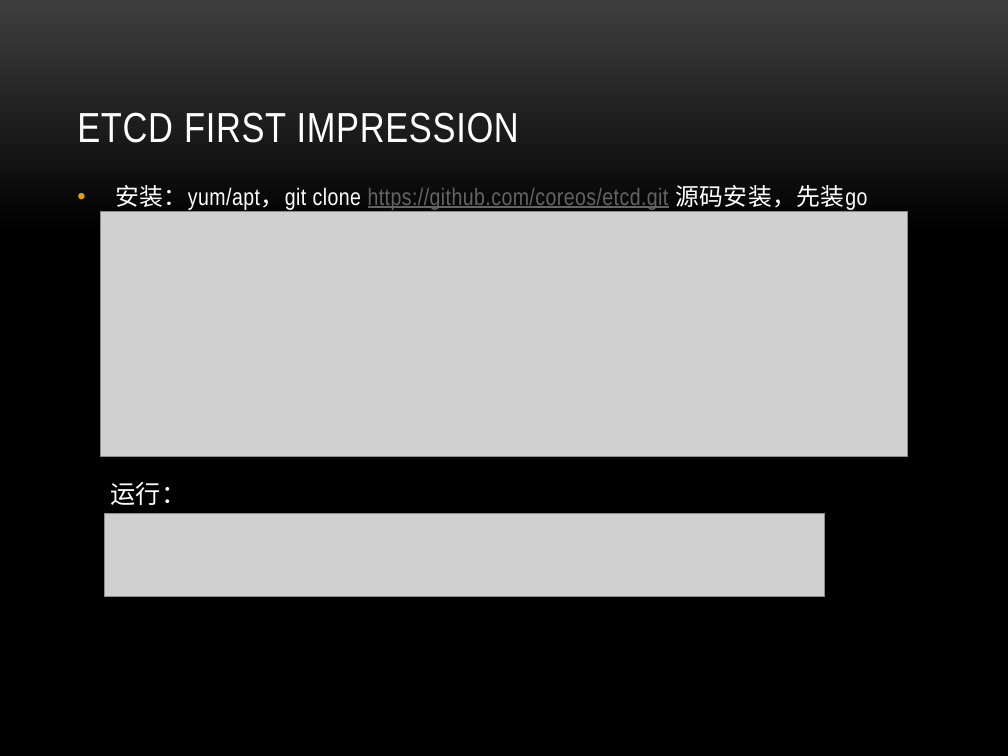
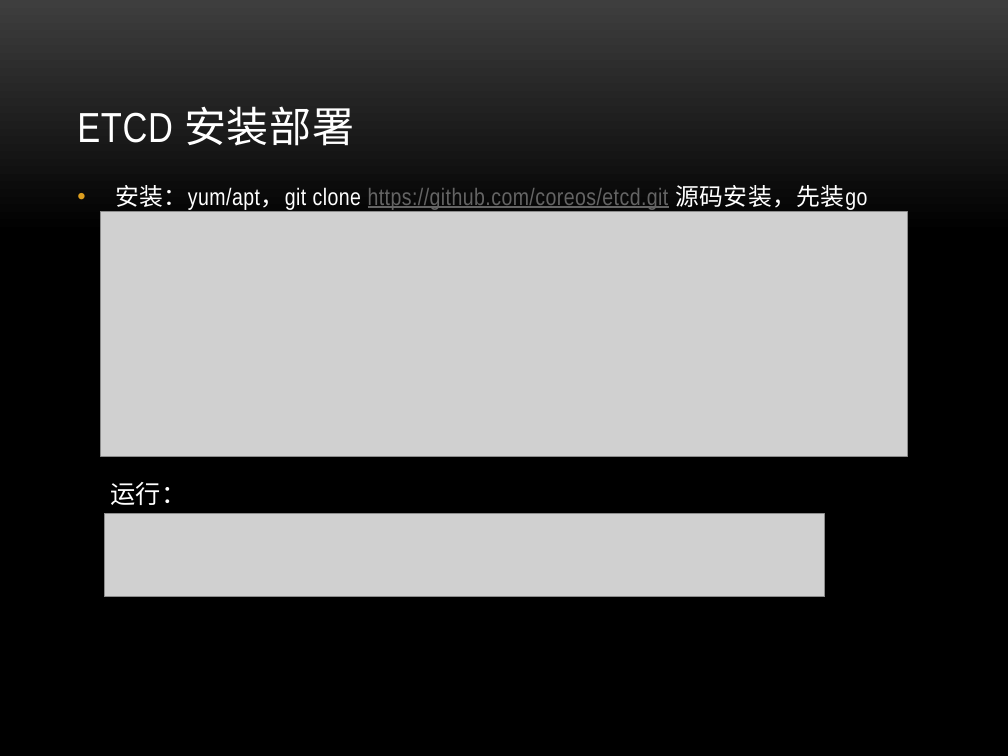
Before and after one commit to danielzheng/docs, a slide deck: slide 3 of etcd_slides/Etcd.pptx (slide 4 before the commit). Drawn at 1008x756 pixels with LibreOffice and Linux fonts; fonts in the diff are those of the drawing; grey boxes stand for pictures; background and template pictures are left out. Boxes give left, top, right and bottom in pixels: in the first picture for what was removed or moved away, otherwise in the second. Text is boxed around its words. In the diff, an @@ line names an element or a change of style, - is before the commit and + after.

```diff
--- a/etcd_slides/Etcd.pptx
+++ b/etcd_slides/Etcd.pptx
@@ title at bbox=[77, 106, 354, 146]: text changed @@
-ETCD FIRST IMPRESSION
+ETCD 安装部署
```
Also in this commit, not shown: 10 other slides changed, 3 slides added, 5 slides removed.
